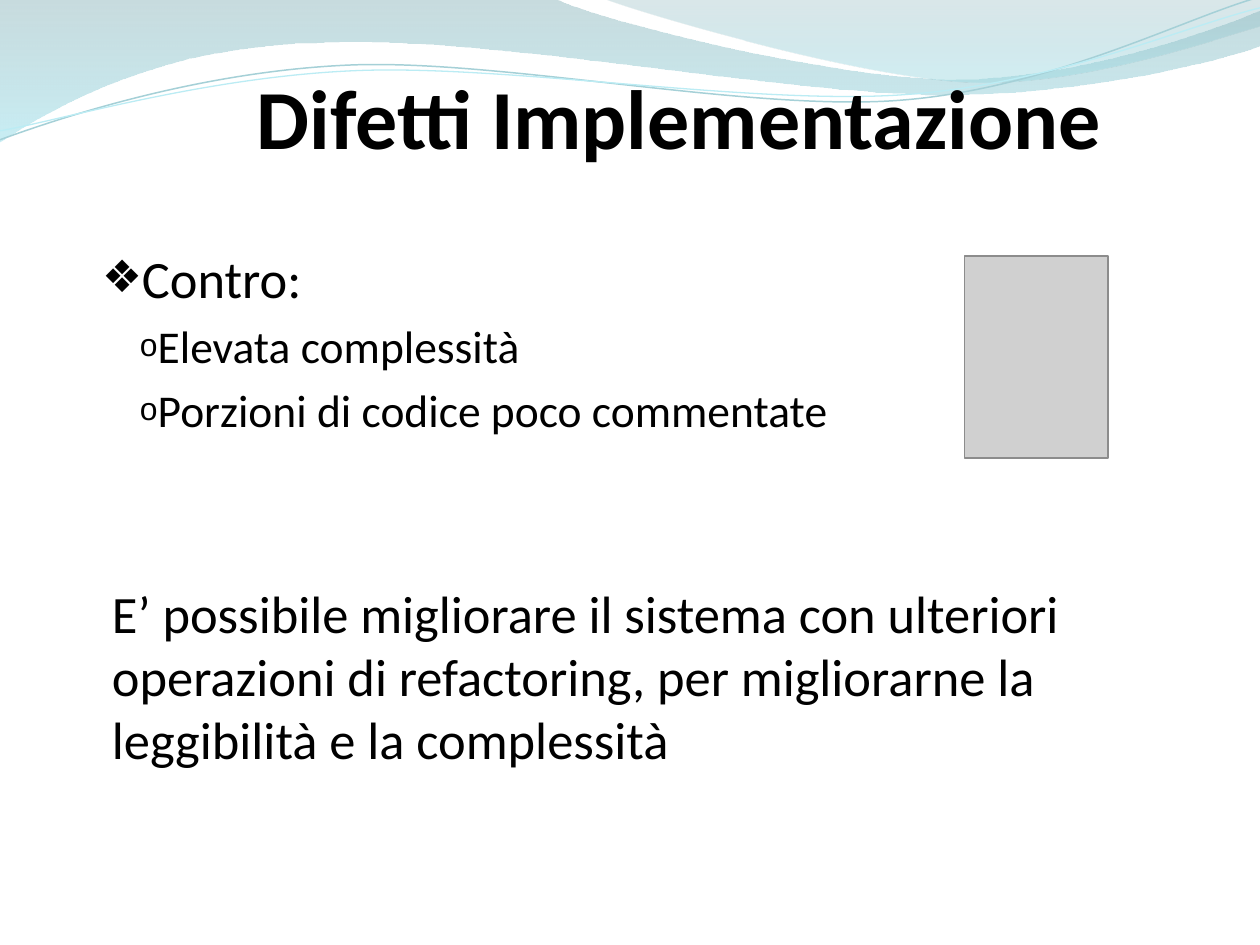
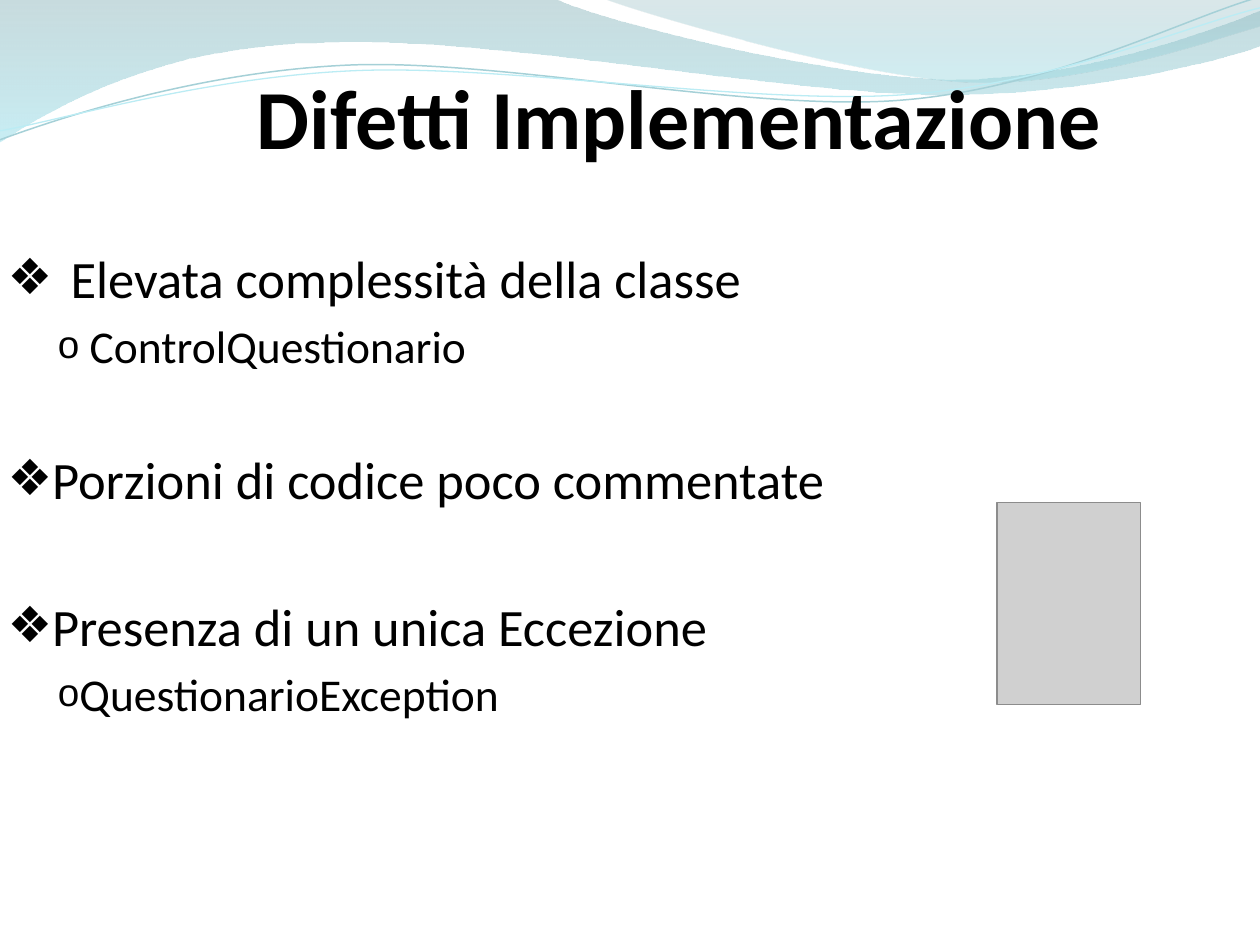
Before and after one commit to ammirate/at-silo, a slide deck: slide 31 of Presentazione/Atsilo3/Atsilo_H_PresentazioneFinale.pptx. Drawn at 1260x945 pixels with LibreOffice and Linux fonts; fonts in the diff are those of the drawing; grey boxes stand for pictures. Boxes give left, top, right and bottom in pixels: in the first picture for what was removed or moved away, otherwise in the second. Text is boxed around its words. In the diff, an @@ line names an element or a change of style, - is before the commit and + after.

```diff
--- a/Presentazione/Atsilo3/Atsilo_H_PresentazioneFinale.pptx
+++ b/Presentazione/Atsilo3/Atsilo_H_PresentazioneFinale.pptx
@@ text "Elevata complessità della classe" moved from (x1=142, y1=264, x2=827, y2=435) to (x1=52, y1=261, x2=824, y2=719) @@
@@ text at (x1=71, y1=261, x2=740, y2=369): text changed; size 26 to 30 pt @@
-  ❖ Contro:
-    o Elevata complessità
+❖ Elevata complessità della classe
+  o ControlQuestionario
@@ text at (x1=52, y1=462, x2=824, y2=508): size 26 to 30 pt in "Porzioni di codice poco commentate"; bullet o to ❖; list level 3 to 1 in "Porzioni di codice poco commentate" @@
@@ picture moved from (x1=965, y1=256, x2=1109, y2=457) to (x1=997, y1=503, x2=1140, y2=704) @@
@@ text removed at (x1=112, y1=596, x2=1059, y2=768) @@
-  E’ possibile migliorare il sistema con ulteriori operazioni di refactoring, per migliorarne la leggibilità e la complessità
@@ text at (x1=52, y1=609, x2=707, y2=719): paragraphs added @@
+❖ Presenza di un unica Eccezione
+  o QuestionarioException
```
Also in this commit, not shown: 8 other slides changed, 5 slides added, 1 slide removed.
